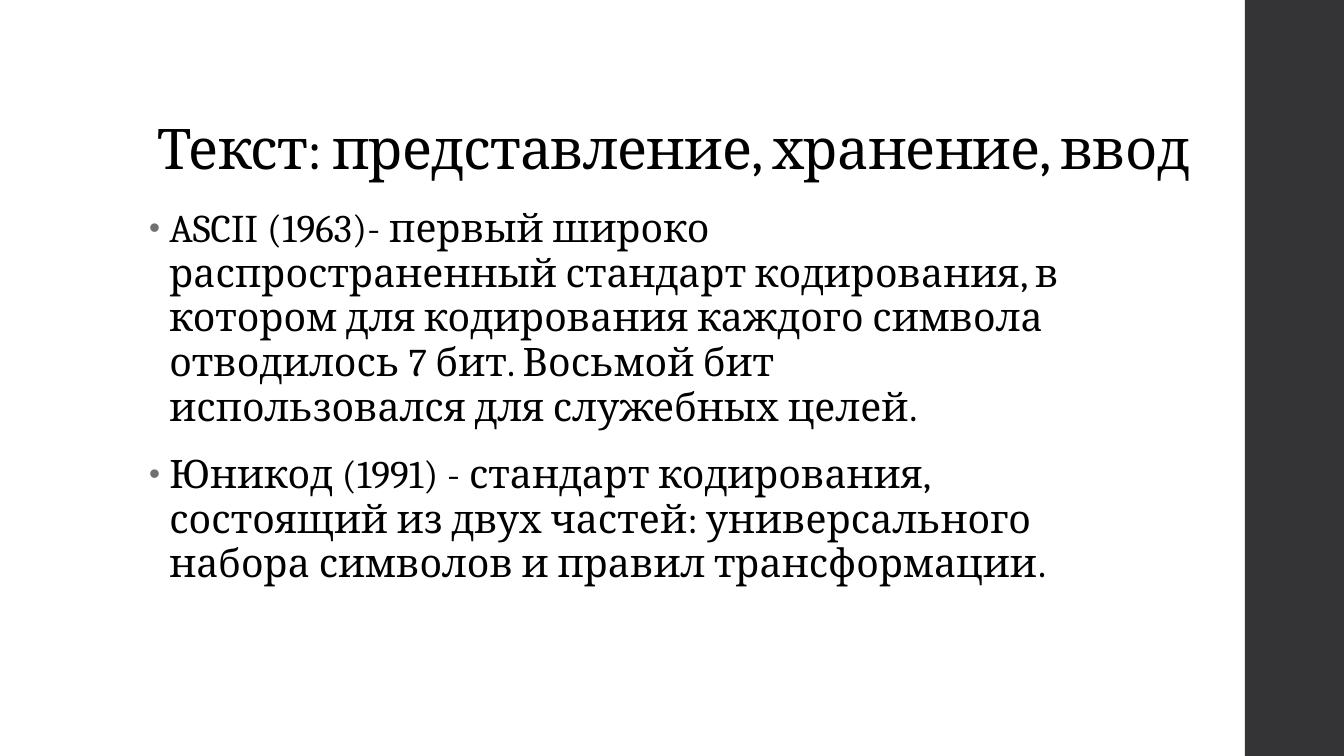
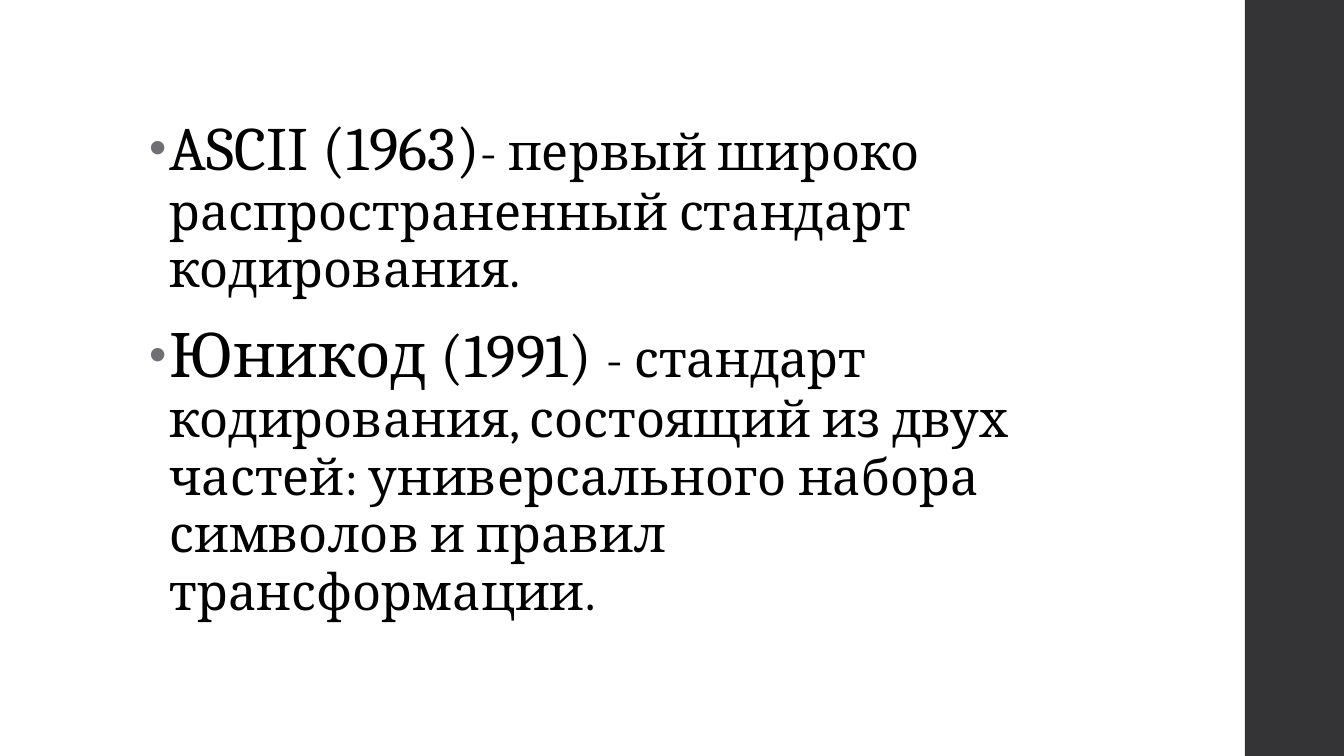
Before and after one commit to svetlanailicheva/homeworks, a slide deck: slide 3 of курсовая.pptx. Drawn at 1344x756 pixels with LibreOffice and Linux fonts; fonts in the diff are those of the drawing. Boxes give left, top, right and bottom in pixels: in the first picture for what was removed or moved away, otherwise in the second. Text is boxed around its words. In the diff, an @@ line names an element or a change of style, - is before the commit and + after.

```diff
--- a/курсовая.pptx
+++ b/курсовая.pptx
@@ text "ASCII (1963)- первый широко распространенный ...": place and size @@
-text "ASCII (1963)- первый широко распространенный ..." at (169,213,1058,587)
+text "ASCII (1963)- первый широко распространенный ..." at (169,126,1008,622)
@@ title removed at (157,129,1189,183) @@
-Текст: представление, хранение, ввод
@@ text at (169,126,920,299): text changed; size 28 to 36 pt @@
-• ASCII (1963)- первый широко распространенный стандарт кодирования, в котором для кодирования каждого символа отводилось 7 бит. Восьмой бит использовался для служебных целей.
+• ASCII (1963)- первый широко распространенный стандарт кодирования.
@@ text at (169,332,1008,622): size 28 to 44 pt in "Юникод (1991)"; size 28 to 36 pt in "- стандарт кодирования, состоящий из двух частей: ..." @@
```
Also in this commit, not shown: 8 other slides changed, 1 other file.
